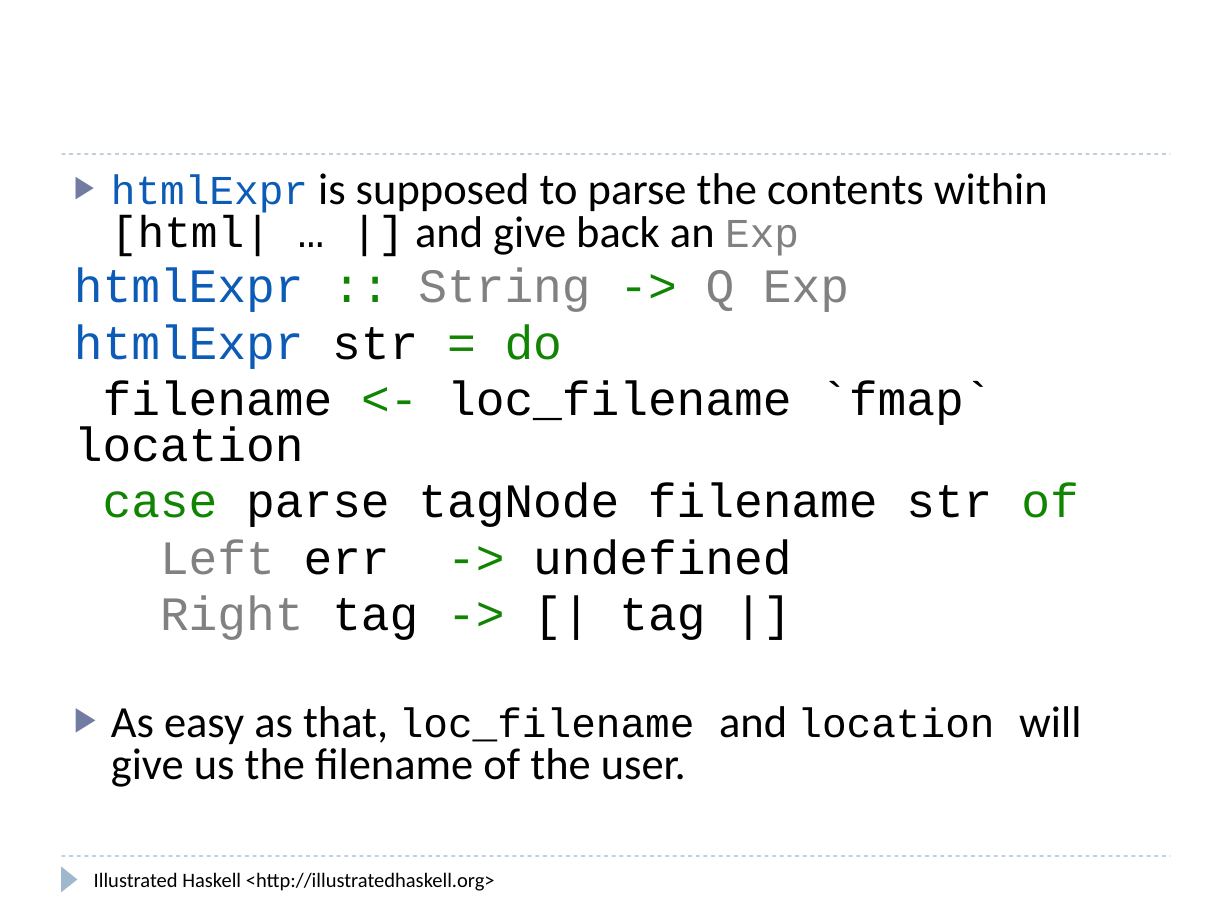
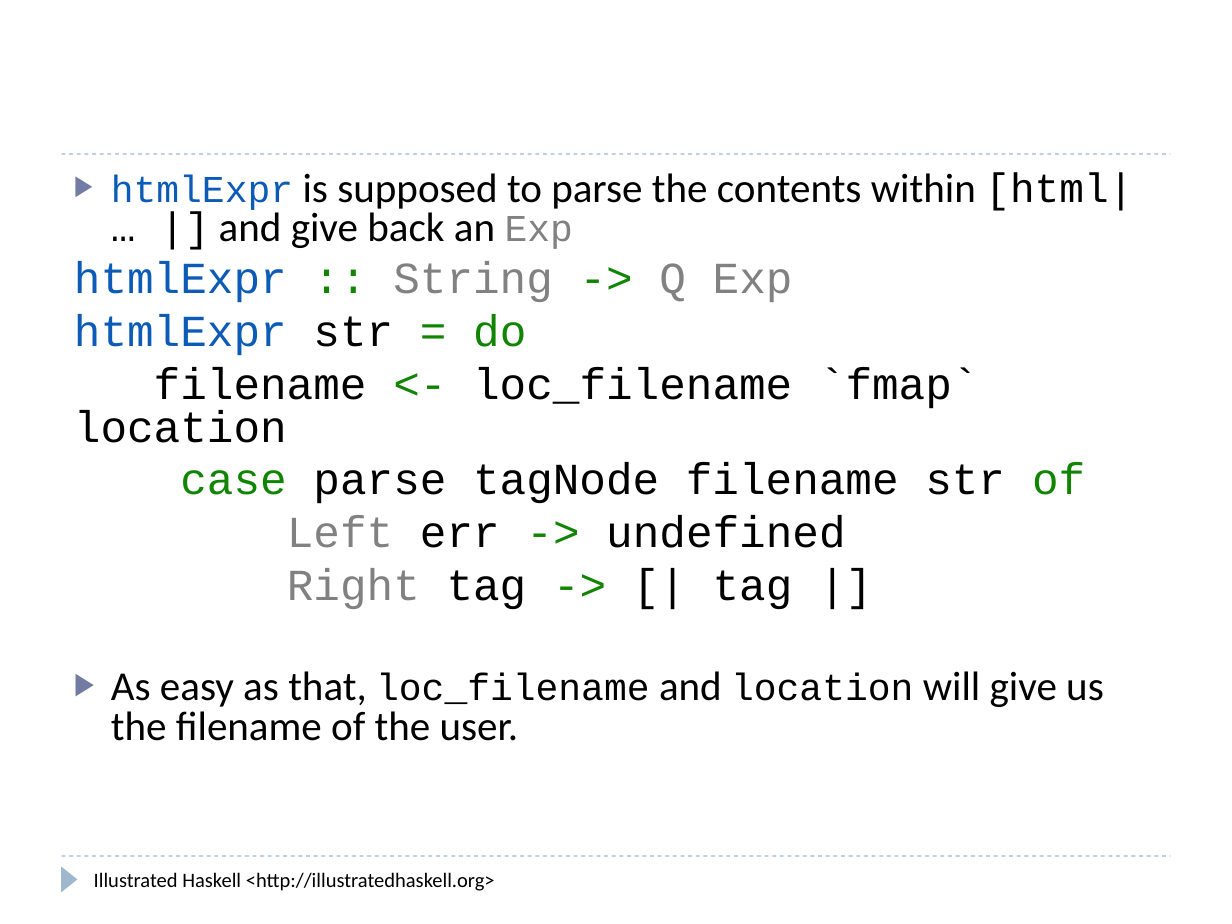
Before and after one commit to kizzx2/illustrated-haskell, a slide deck: slide 16 of template-haskell-tutorial/template-haskell-tutorial.odp. Drawn at 1232x924 pixels with LibreOffice and Linux fonts; fonts in the diff are those of the drawing. Boxes give left, top, right and bottom in pixels: in the first picture for what was removed or moved away, otherwise in the second. Text is boxed around its words. In the diff, an @@ line names an element or a change of style, - is before the commit and + after.

```diff
--- a/template-haskell-tutorial/template-haskell-tutorial.odp
+++ b/template-haskell-tutorial/template-haskell-tutorial.odp
@@ text "htmlExpr is supposed to parse ..." at <box>74,172,1133,741</box>: size 24 to 22.2 pt in "htmlExpr Exp", "loc_filename location"; size 26 to 24.1 pt in "is supposed to parse the contents within ...", "As easy as that, and will give ..."; size 28 to 25.9 pt in "htmlExpr :: String -> Q Exp", "htmlExpr str = do", "filename <- loc_filename `fmap` location", "case parse tagNode filename str of" and 2 more places @@
```
Also in this commit, not shown: 4 other slides changed, 1 slide added.
